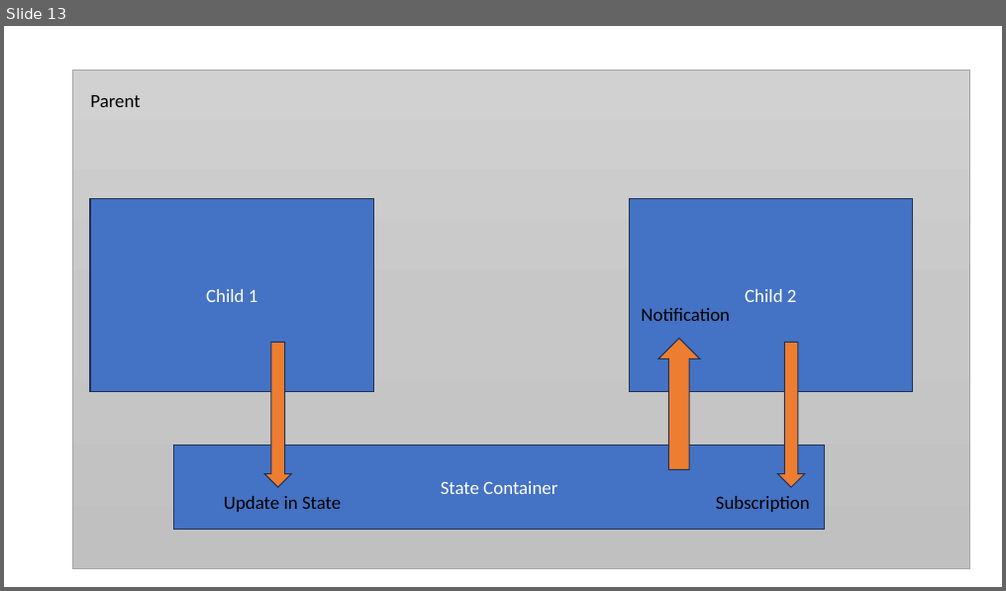
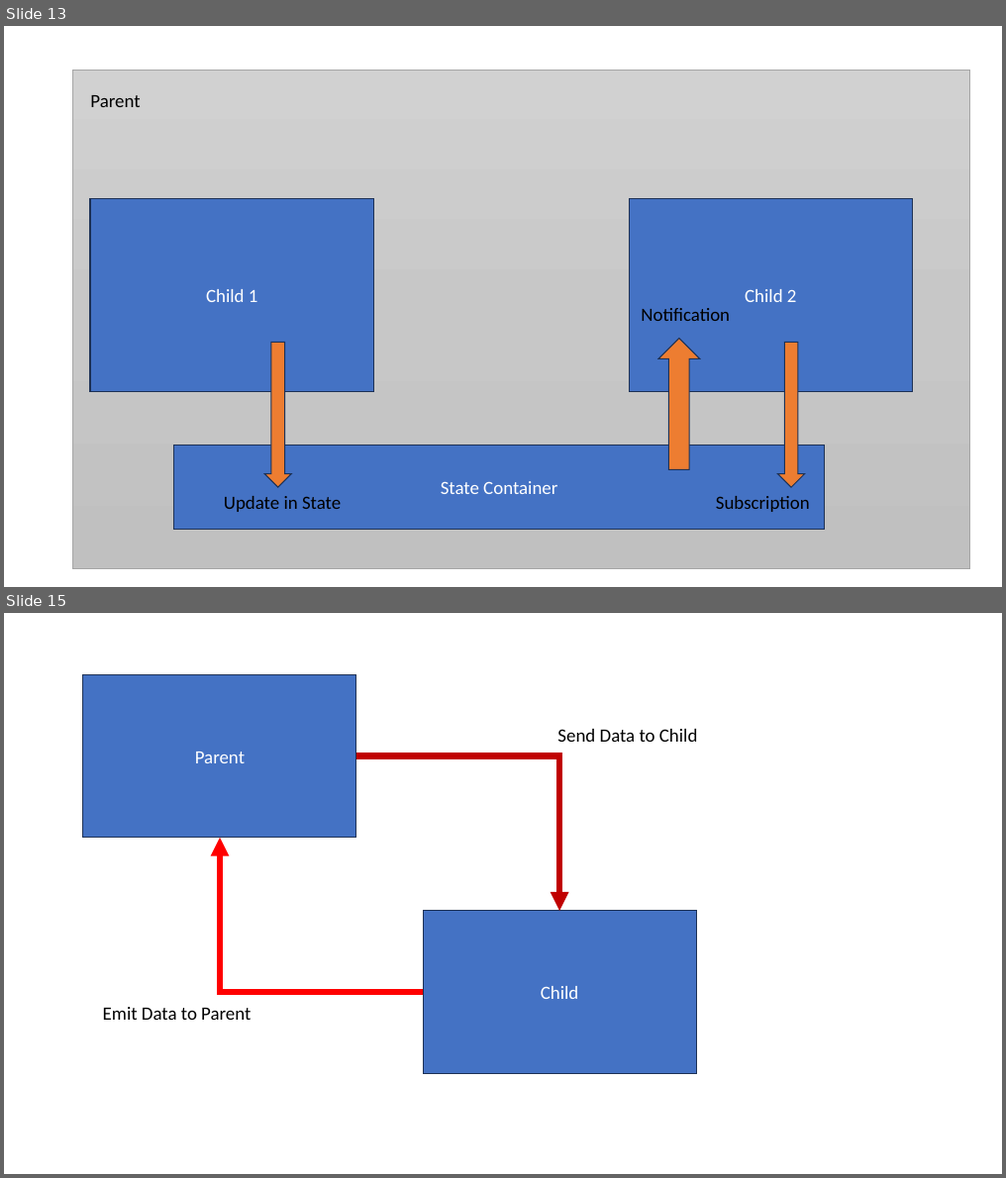
Before and after one commit to maheshsabnis/tscapita, a slide deck: TRaining_Im agesa.pptx. Shown one above the other, each under a label of ours: slide 13 before the commit, slides 13 and 15 after it; the slides between them are not shown. The pictures are 1006x591 and 1006x1178 pixels, drawn with LibreOffice and Linux fonts; fonts in the diff are those of the drawing. Boxes give left, top, right and bottom in pixels: in the first picture for what was removed or moved away, otherwise in the second. Text is boxed around its words. In the diff, an @@ line names an element or a change of style, - is before the commit and + after.

```diff
--- a/TRaining_Im agesa.pptx
+++ b/TRaining_Im agesa.pptx
@@ slide 15 added at [4, 613, 1002, 1174], background #FFFFFF @@
@@ rectangle added at [83, 675, 356, 838], fill #4472C4, outline #1E3256 1 pt, 18 pt, text #FFFFFF @@
+Parent
@@ text added at [557, 729, 698, 742], 18 pt, text #000000 @@
+Send Data to Child
@@ elbow arrow added from (356, 756) to (559, 911), #C00000 6 pt @@
@@ elbow arrow added from (423, 992) to (220, 838), #FF0000 6 pt @@
@@ rectangle added at [423, 911, 696, 1073], fill #4472C4, outline #1E3256 1 pt, 18 pt, text #FFFFFF @@
+Child
@@ text added at [103, 1007, 251, 1020], 18 pt, text #000000 @@
+Emit Data to Parent
```
Also in this commit, not shown: 1 other slide added, 38 other files.
